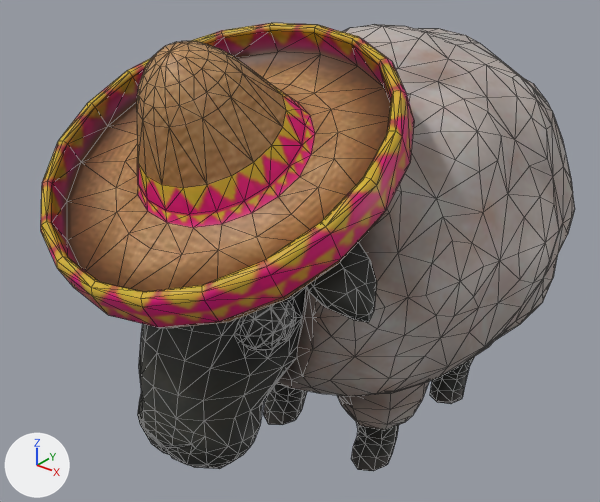
Before and after pictures for a commit that changed the glTF model public/models/Sheep/Sheep.glb.
Rendered twice from a 50 mm camera at (164.0, -253.0, 217.0) aimed at (-10.0, -35.0, 82.0). Lighting does not change. The marker at lower left points along +X, +Y and +Z. The picture after the commit comes second. Mesh edges are drawn as thin lines. Where no turn or scale is listed for an object, it has been applied to the vertices. Vertices at exactly the same position are counted once.

In view in the first picture: 'Cap__CapMexicanMT', 'CollectAnimal__BodyMT', 'CollectAnimal__WoolMT', 'EyeLib2__BodyMT'.
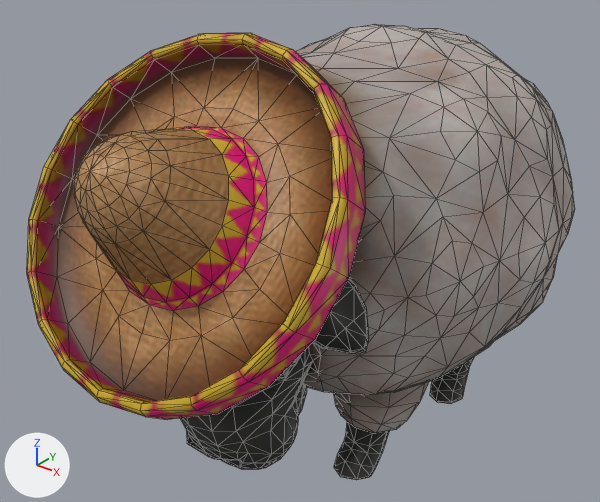
Diff of the bpy script that builds the scene:
```diff
--- a/public/models/Sheep/Sheep.glb.py
+++ b/public/models/Sheep/Sheep.glb.py
@@ me_cap__capmexicanmt @@
 # used by ob_cap__capmexicanmt; location = (0.0, 0.0, 0.0)
-me_cap__capmexicanmt.from_pydata(...)  # 350 vertices, 696 faces; spans x -56.9..56.9, y -136.3..-32.2, z 98.9..170.6
+me_cap__capmexicanmt.from_pydata(...)  # 350 vertices, 696 faces; spans x -56.9..56.9, y -138.8..-61.0, z 71.3..169.1
+# me_cap__capmexicanmt part 1: the whole mesh is turned 25 degrees about the x axis through its middle, then moved by (0.0, -16.8, -13.8)
 me_cap__capmexicanmt.materials.append(mat_capmexicanmt)
@@ me_collectanimal__bodymt @@
 # used by ob_collectanimal__bodymt; location = (0.0, 0.0, 0.0)
-me_collectanimal__bodymt.from_pydata(...)  # 561 vertices, 1032 faces; spans x -53.0..53.0, y -119.0..41.0, z -1.0..125.0
+me_collectanimal__bodymt.from_pydata(...)  # 561 vertices, 1032 faces; spans x -53.0..53.0, y -108.0..41.0, z -1.0..117.0
+# me_collectanimal__bodymt part 2: the loose piece of 54 vertices spanning x 16.0..53.0, y -89.0..-68.0, z 96.0..125.0 is turned 25 degrees about the x axis through its middle, then moved by (0.0, -7.0, -9.0)
+# me_collectanimal__bodymt part 3: the loose piece of 46 vertices spanning x 14.0..31.0, y -41.0..-18.0, z 0.0..19.0 is turned -16.2 degrees about the x axis through its middle and scaled by 1.02, then moved by (0.0, -9.0, 1.0)
+# me_collectanimal__bodymt part 4: 269 of 561 vertices moved; they spanned x -30.0..30.0, y -119.0..-75.0, z 36.0..113.0 and now span x -30.0..30.0, y -108.0..-65.0, z 23.0..104.0; mean shift (0.0, 13.0, -14.0); largest move (-2.0, -115.0, 43.0) -> (-2.0, -90.0, 25.0)
+# other edits to the shape of me_collectanimal__bodymt do not show in these pictures
 me_collectanimal__bodymt.materials.append(mat_bodymt)
@@ me_collectanimal__woolmt @@
 # used by ob_collectanimal__woolmt; location = (0.0, 0.0, 0.0)
-me_collectanimal__woolmt.from_pydata(...)  # 820 vertices, 1580 faces; spans x -69.0..69.0, y -108.0..88.0, z 19.0..161.0
+me_collectanimal__woolmt.from_pydata(...)  # 820 vertices, 1580 faces; spans x -69.0..69.0, y -113.0..88.0, z 17.0..161.0
+# me_collectanimal__woolmt part 5: 228 of 820 vertices moved; they spanned x -48.0..48.0, y -108.0..-9.0, z 19.0..154.0 and now span x -48.0..48.0, y -113.0..-10.0, z 17.0..158.0; mean shift (0.0, -5.0, -4.0); largest move (0.0, -40.0, 150.0) -> (0.0, -66.0, 153.0)
 me_collectanimal__woolmt.materials.append(mat_woolmt)
```

Changed parts and their boxes (x1, y1, x2, y2) in the pictures (600 x 502 px; the box of a moved part takes in the faces that stretch with it):
'Cap__CapMexicanMT', moved, turned
    before: (41, 23, 414, 328)
    after: (27, 33, 365, 420)
'CollectAnimal__WoolMT', reshaped
    before: (276, 24, 575, 430)
    after: (295, 24, 575, 433)
'CollectAnimal__BodyMT', reshaped
    before: (138, 242, 474, 471)
    after: (180, 279, 474, 480)
part 2 of me_collectanimal__bodymt, moved or reshaped
    before: (306, 242, 377, 322)
    after: (313, 279, 369, 354)
part 3 of me_collectanimal__bodymt, moved or reshaped
    before: (351, 422, 399, 471)
    after: (334, 421, 389, 480)
part 4 of me_collectanimal__bodymt, moved or reshaped
    before: (138, 287, 306, 469)
    after: (180, 347, 312, 469)
part 5 of me_collectanimal__woolmt, moved or reshaped
    before: (277, 42, 455, 430)
    after: (299, 35, 455, 433)
'EyeLib2__BodyMT', unchanged, covered by the edit
    before: (238, 301, 297, 350)
    after: (275, 357, 299, 381)
